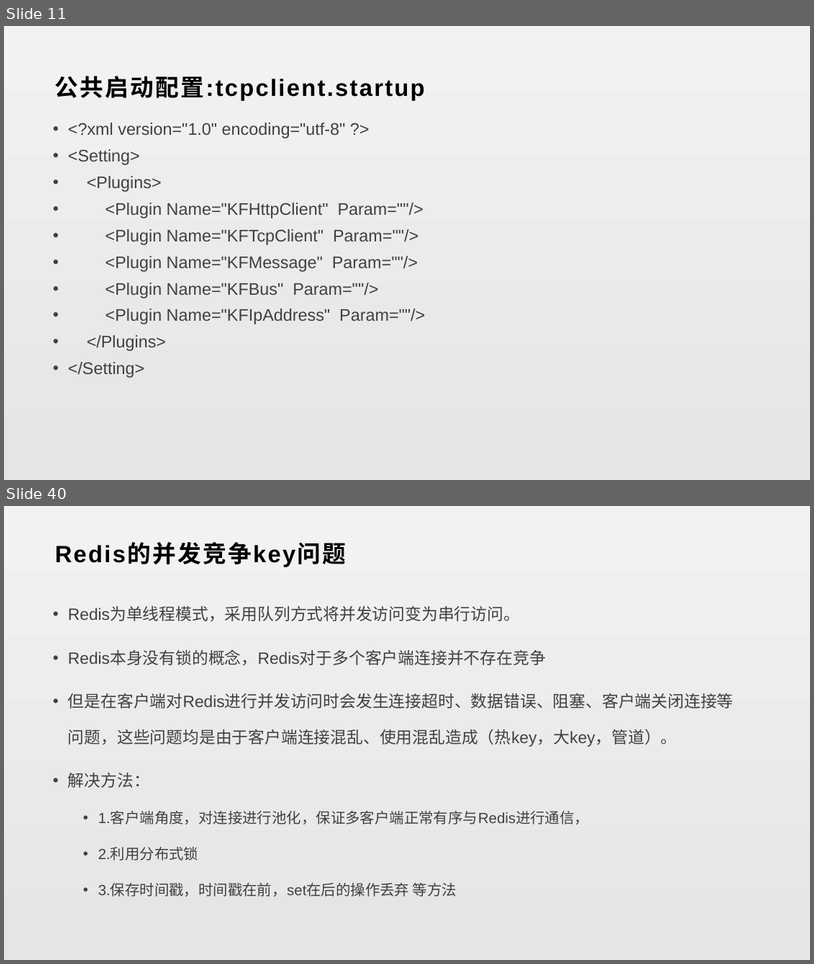
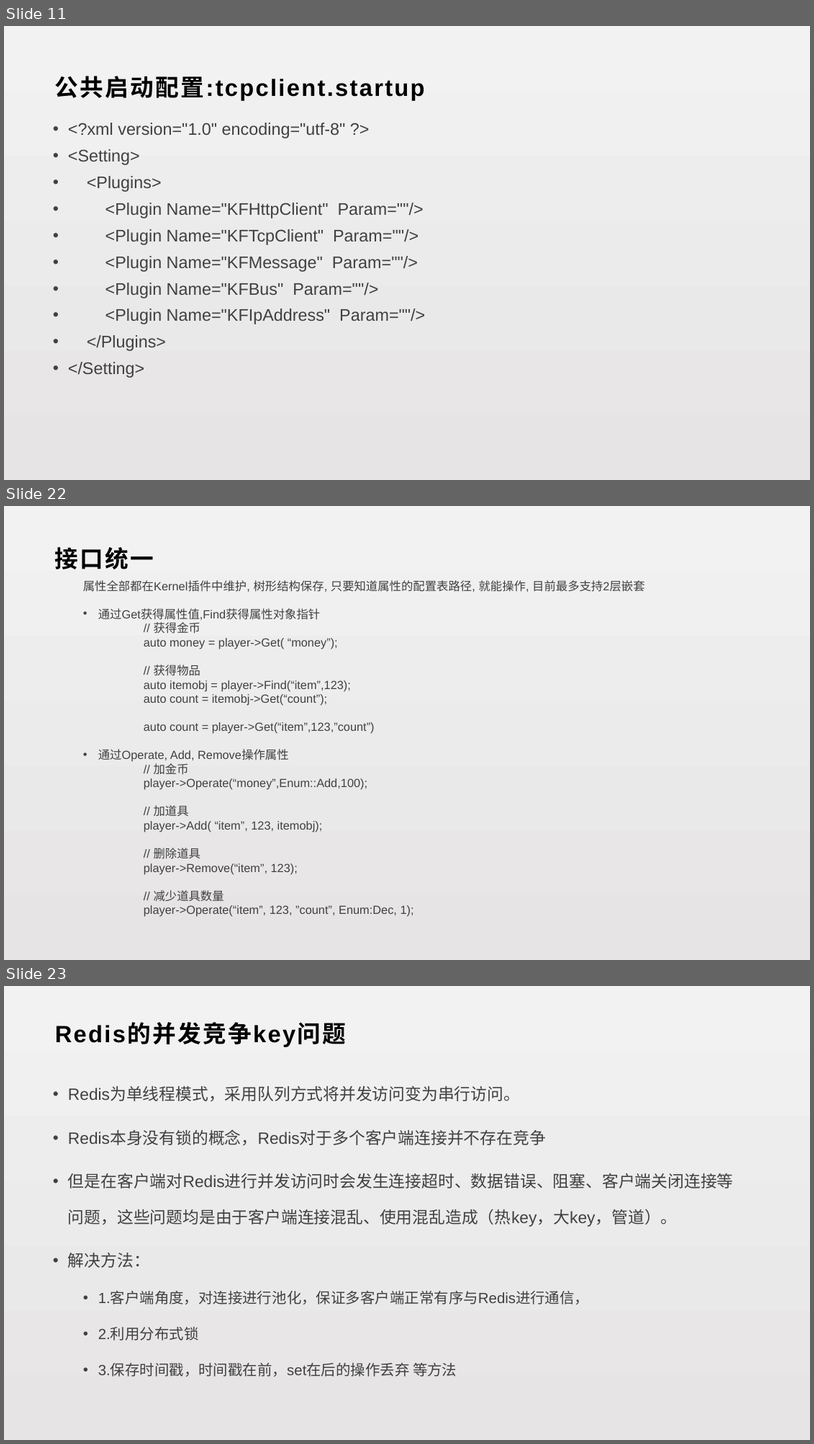
Before and after one commit to lori227/KFrame, a slide deck: _doc/KFrame.pptx. Shown one above the other, each under a label of ours: slides 11 and 40 before the commit, slides 11, 22 and 23 after it; the slides between them are not shown. The pictures are 814x964 and 814x1444 pixels, drawn with LibreOffice and Linux fonts; fonts in the diff are those of the drawing. Boxes give left, top, right and bottom in pixels: in the first picture for what was removed or moved away, otherwise in the second. Text is boxed around its words. In the diff, an @@ line names an element or a change of style, - is before the commit and + after.

```diff
--- a/_doc/KFrame.pptx
+++ b/_doc/KFrame.pptx
@@ slide 22 added at <box>4,506,810,960</box>, background gradient #F2F2F2 to #E6E4E4 @@
@@ text added at <box>55,547,154,569</box>, 28 pt, text #000000, bold @@
+接口统一
@@ text added at <box>83,580,645,916</box>, 14 pt, text #404040 @@
+  属性全部都在Kernel插件中维护, 树形结构保存, 只要知道属性的配置表路径, 就能操作, 目前最多支持2层嵌套
+  • 通过Get获得属性值,Find获得属性对象指针
+  // 获得金币
+  auto money = player->Get( “money”);
+  // 获得物品
+  auto itemobj = player->Find(“item”,123);
+  auto count = itemobj->Get(“count”);
+  auto count = player->Get(“item”,123,”count”)
+  • 通过Operate, Add, Remove操作属性
+  // 加金币
+  player->Operate(“money”,Enum::Add,100);
+  // 加道具
+  player->Add( “item”, 123, itemobj);
+  // 删除道具
+  player->Remove(“item”, 123);
+  // 减少道具数量
+  player->Operate(“item”, 123, ”count”, Enum:Dec, 1);
@@ what was slide 40 is now slide 23 @@
```
Also in this commit, not shown: 10 other slides added, 28 slides removed, 1 other file.
